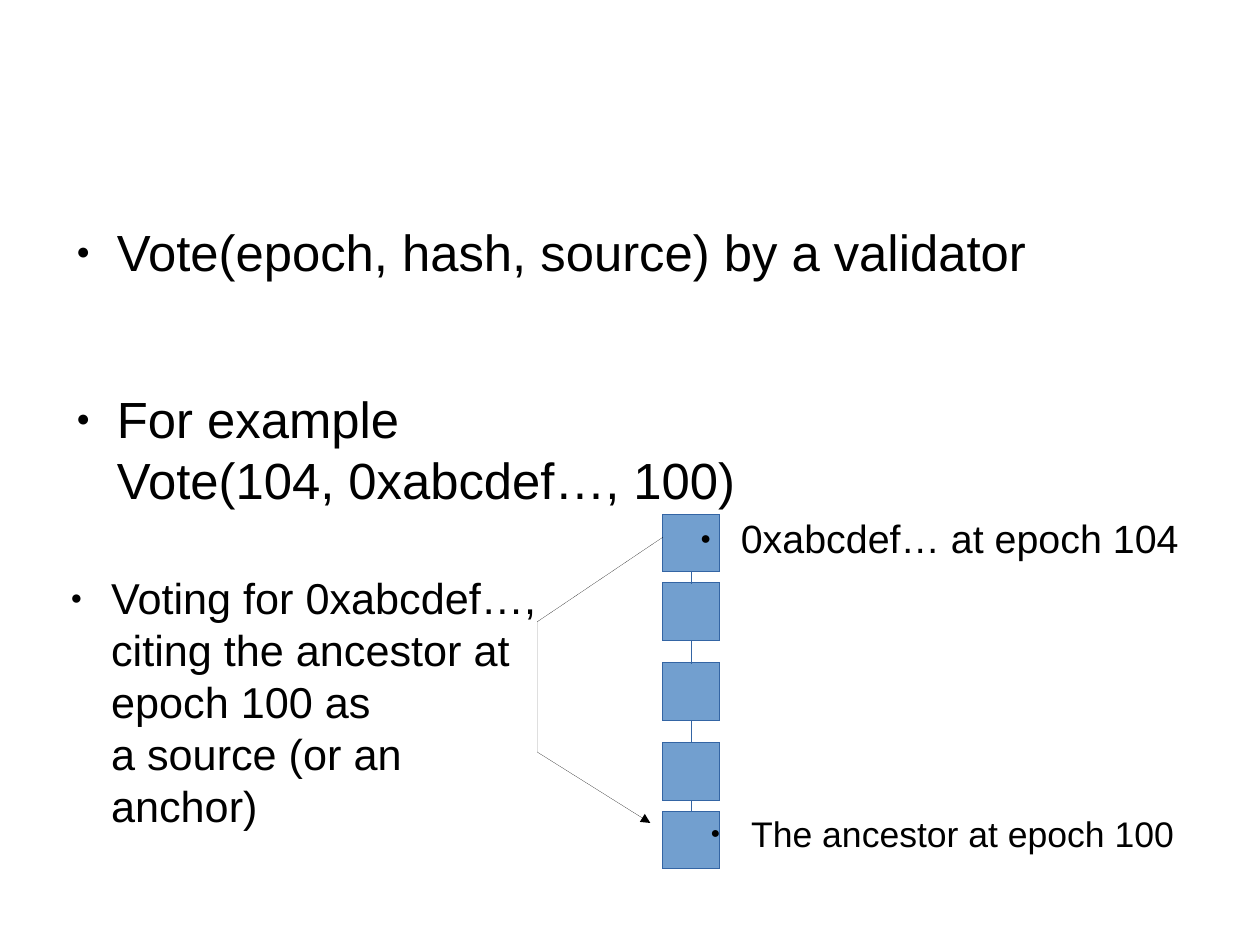
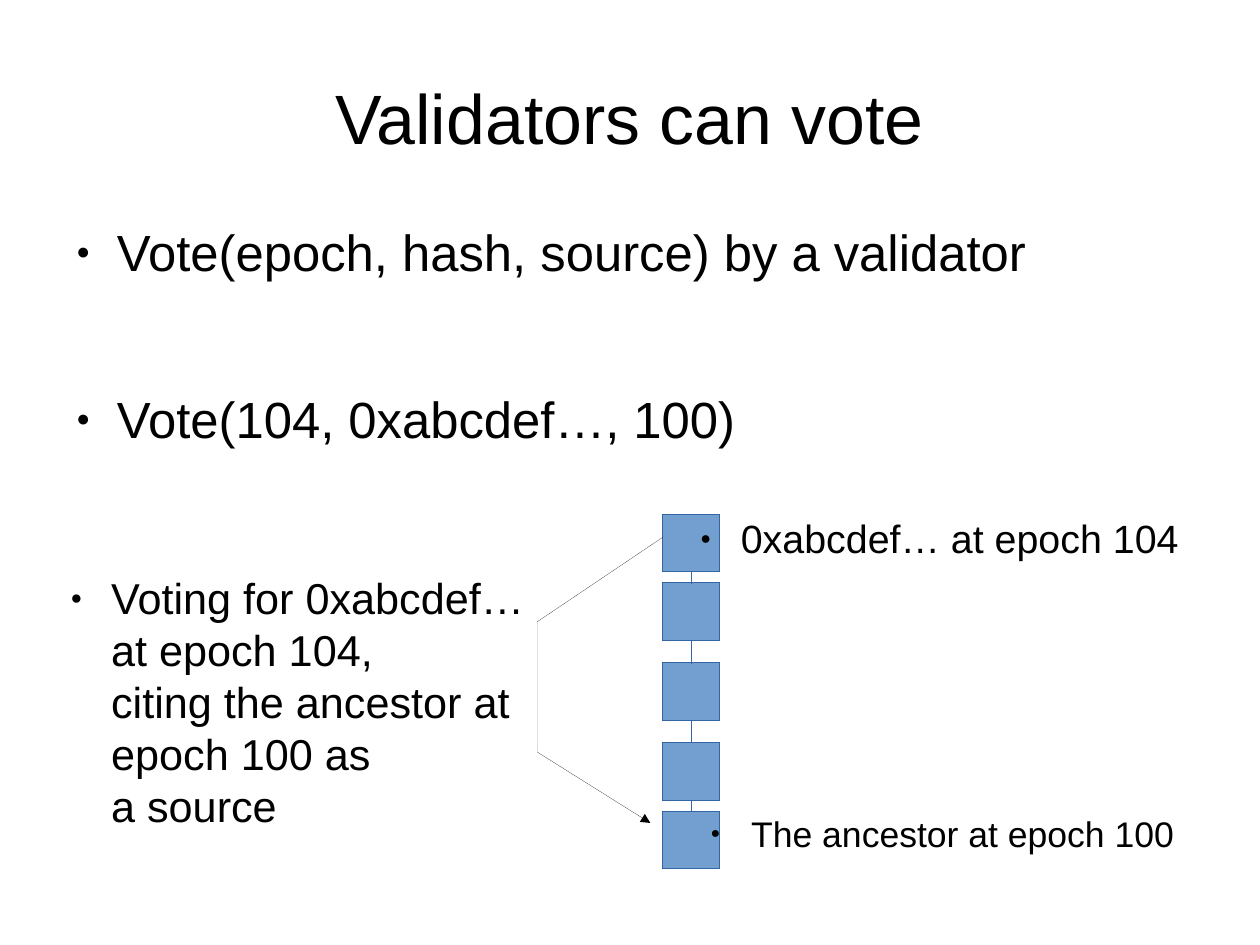
Before and after one commit to palmskog/pos, a slide deck: slide 3 of slide.odp. Drawn at 1260x945 pixels with LibreOffice and Linux fonts; fonts in the diff are those of the drawing. Boxes give left, top, right and bottom in pixels: in the first picture for what was removed or moved away, otherwise in the second. Text is boxed around its words. In the diff, an @@ line names an element or a change of style, - is before the commit and + after.

```diff
--- a/slide.odp
+++ b/slide.odp
@@ title added at [335,93,924,145], 44 pt, text #000000 @@
+Validators can vote
@@ text at [117,401,735,449]: text changed @@
-● For example
-  Vote(104, 0xabcdef…, 100)
+● Vote(104, 0xabcdef…, 100)
@@ text at [111,582,524,823]: text changed @@
-● Voting for 0xabcdef…,
-  citing the ancestor at epoch 100 as
-  a source (or an anchor)
+● Voting for 0xabcdef…
+  at epoch 104,
+  citing the ancestor at epoch 100 as
+  a source
```
Also in this commit, not shown: 22 other slides changed, 3 slides added, 6 slides removed.
